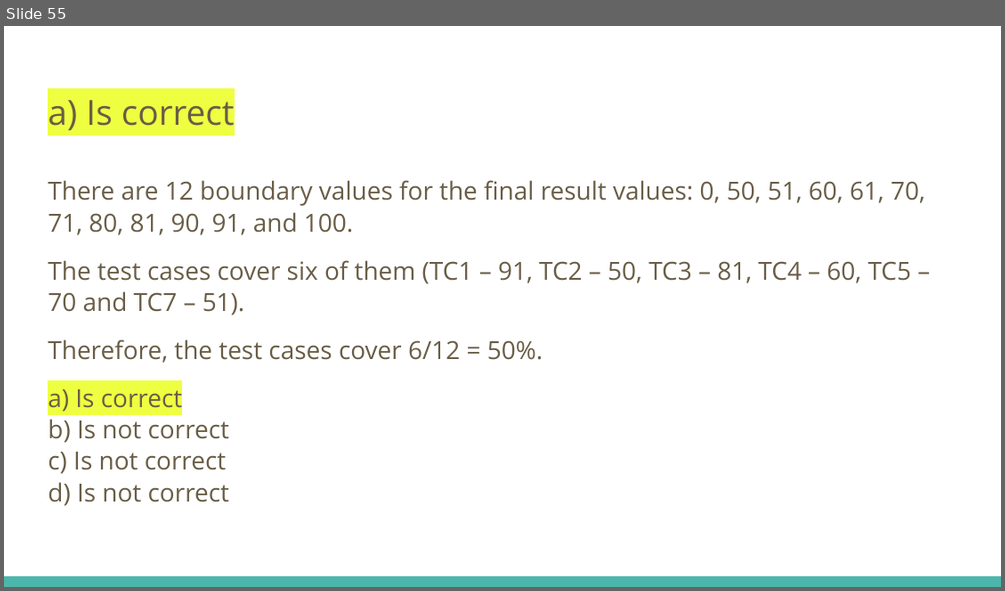
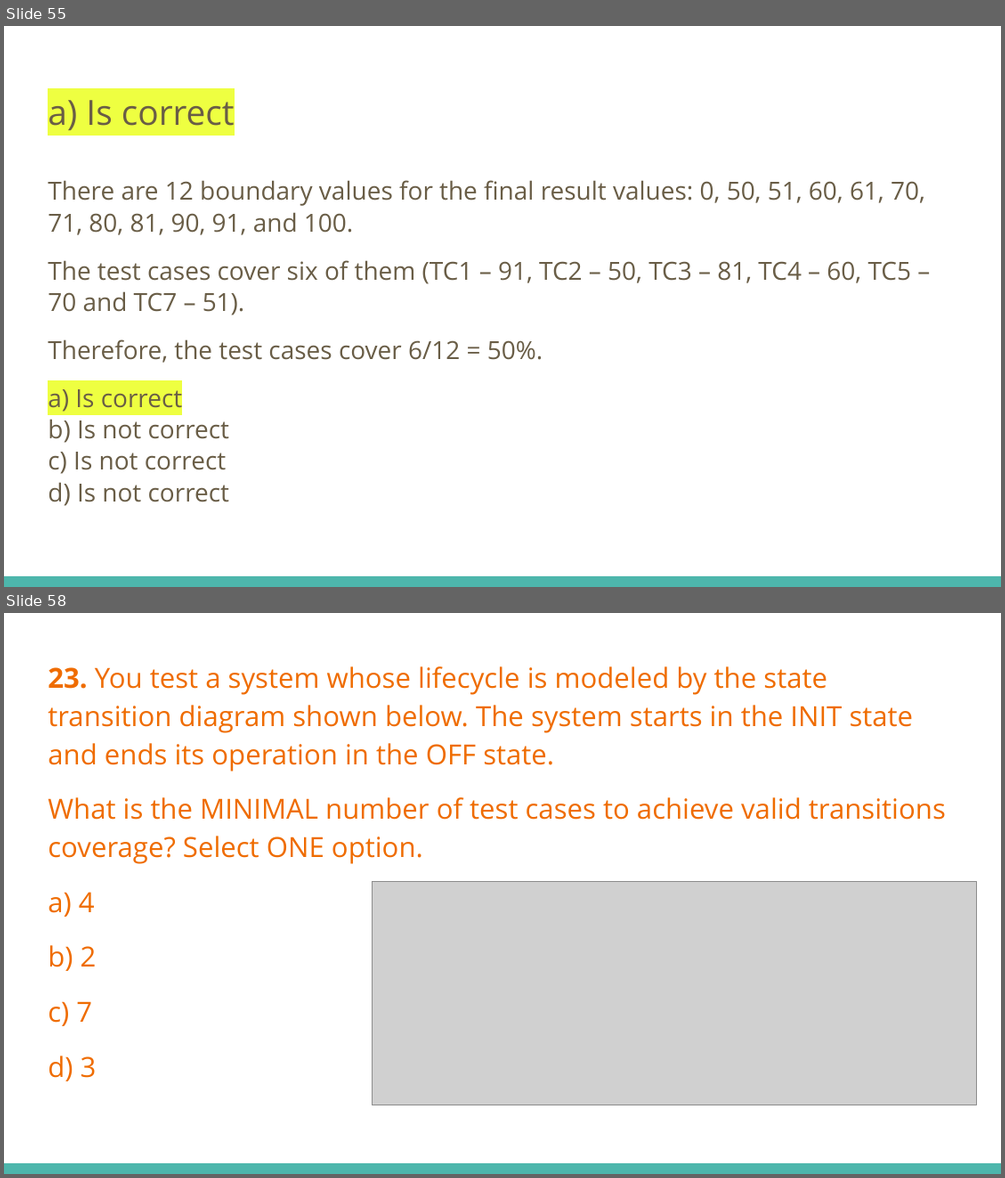
Before and after one commit to fawadmalik/istqb, a slide deck: ISTQB Foundation Level Preparation.pptx. Shown one above the other, each under a label of ours: slide 55 before the commit, slides 55 and 58 after it; the slides between them are not shown. The pictures are 1005x591 and 1005x1178 pixels, drawn with LibreOffice and Linux fonts; fonts in the diff are those of the drawing; grey boxes stand for pictures. Boxes give left, top, right and bottom in pixels: in the first picture for what was removed or moved away, otherwise in the second. Text is boxed around its words. In the diff, an @@ line names an element or a change of style, - is before the commit and + after.

```diff
--- a/ISTQB Foundation Level Preparation.pptx
+++ b/ISTQB Foundation Level Preparation.pptx
@@ slide 58 added at [4,613,1001,1174], background #FFFFFF; not listed: 1 template element that a slide beside it also shows @@
@@ text added at [48,666,946,1081], 20 pt, text #EF6C00 @@
+23. You test a system whose lifecycle is modeled by the state transition diagram shown below. The system starts in the INIT state and ends its operation in the OFF state.
+What is the MINIMAL number of test cases to achieve valid transitions coverage? Select ONE option.
+a) 4
+b) 2
+c) 7
+d) 3
@@ picture added at [372,882,976,1105] @@
```
Also in this commit, not shown: 1 slide changed, 4 other slides added, 1 slide removed.
